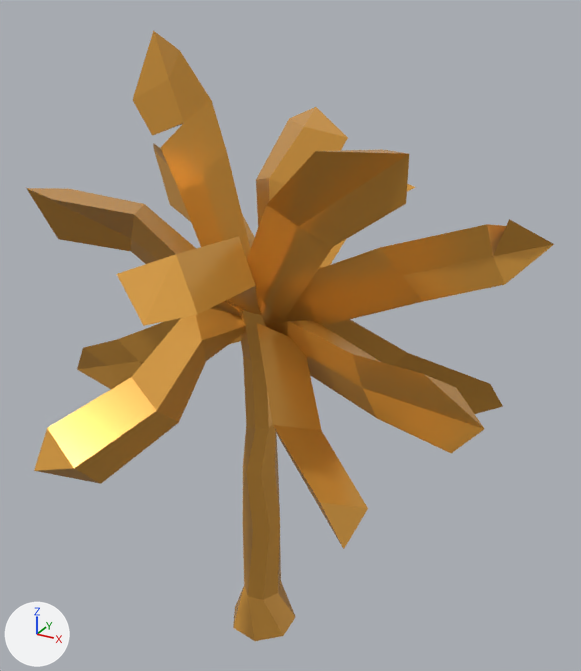
Renders of the glTF model public/models/palm-round.glb from each side of a commit.
Before and after are seen from a 50 mm lens placed at (2.82, -4.64, 5.06), pointed at (0.19, 0.14, 2.67). Arrows for +X, +Y and +Z are at lower left; the lights stay in place. Where no turn or scale is listed for an object, it has been applied to the vertices.

The first picture shows 'palm-round'.
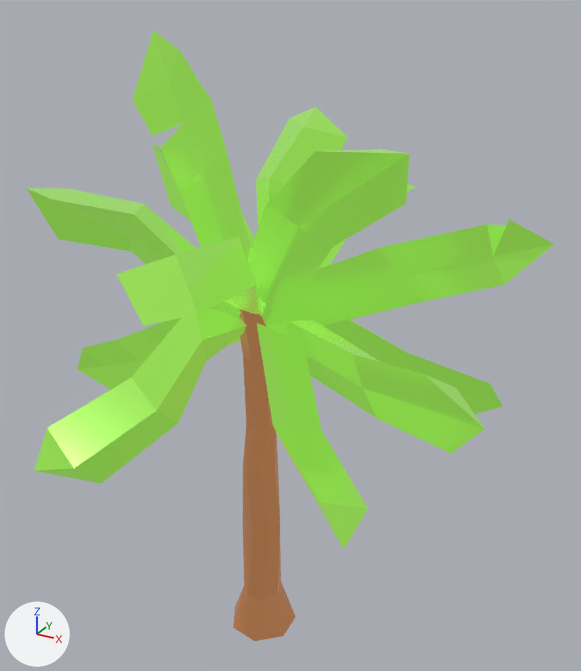
What differs and where, as boxes (x1, y1, x2, y2) in the pictures (581 x 671 px):
'palm-round', recoloured (brown to green): (26, 30, 554, 641) in both

The edits, one by one:
Picture 'base' (img_base) is new.
Material 'LOWPOLY-COLORS.001' (mat_lowpoly_colors_001) is new.
Uses the picture img_base.
me_palm_round has 233 vertices, 410 faces and spans x -1.8..1.93, y -1.73..1.59, z 0.01..4.77.
me_palm_round no longer uses material mat_lowpoly_colors (orange #e7a747).
me_palm_round now uses material mat_lowpoly_colors_001.
